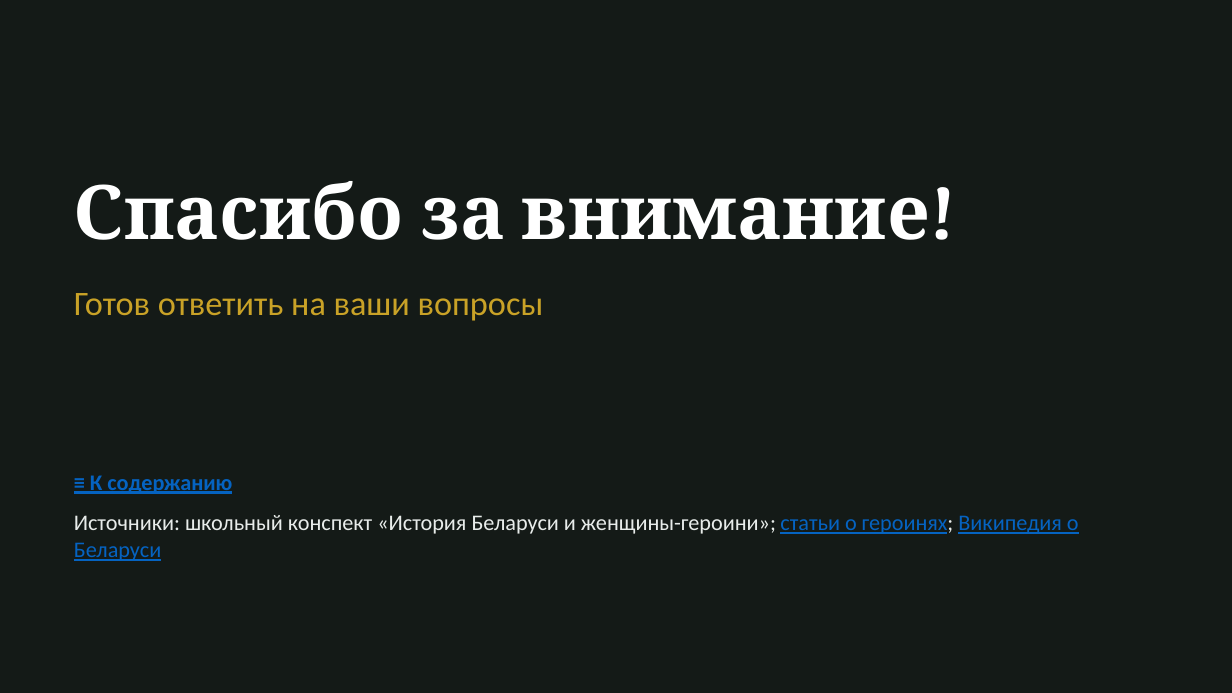
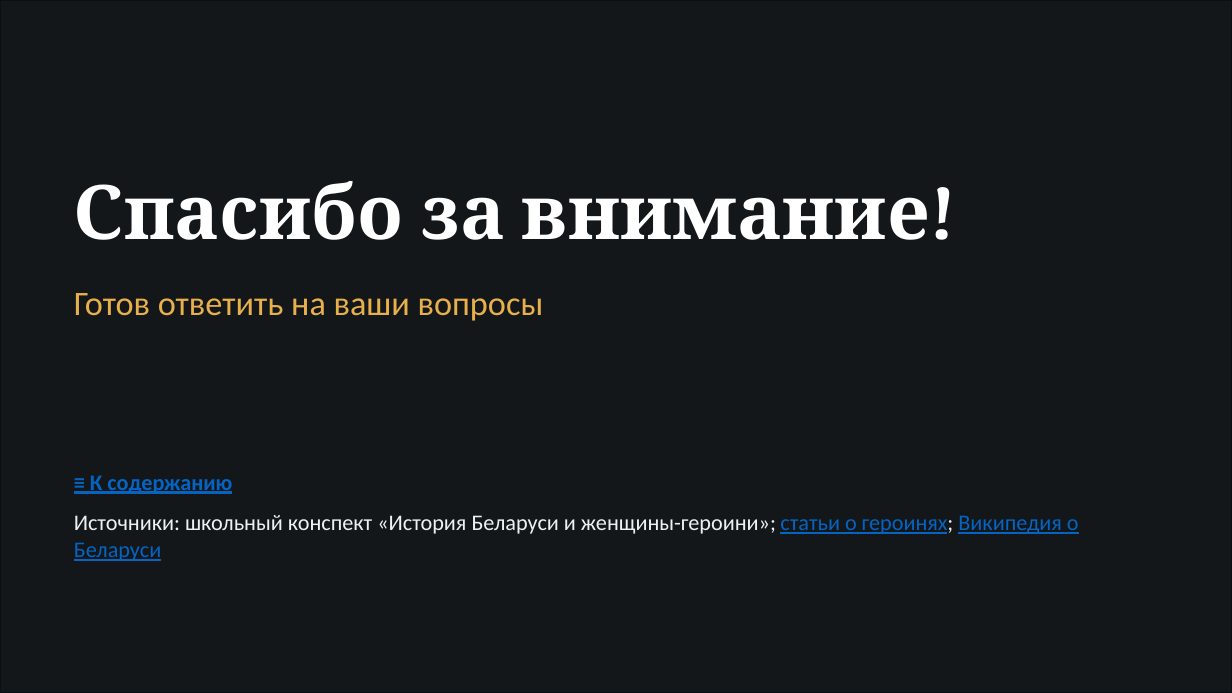
Before and after one commit to rteaminfo1-source/xy-, a slide deck: slide 22 of belarus-game/docs/Презентация - Судьба Республики Беларусь.pptx. Drawn at 1232x693 pixels with LibreOffice and Linux fonts; fonts in the diff are those of the drawing; background and template pictures are left out; a plain dark background stands for a picture behind light text. Boxes give left, top, right and bottom in pixels: in the first picture for what was removed or moved away, otherwise in the second. Text is boxed around its words. In the diff, an @@ line names an element or a change of style, - is before the commit and + after.

```diff
--- a/belarus-game/docs/Презентация - Судьба Республики Беларусь.pptx
+++ b/belarus-game/docs/Презентация - Судьба Республики Беларусь.pptx
@@ rectangle at [0, 0, 1232, 692]: fill #141A17 at 70% opacity to #0A0F14 at 70% opacity; outline #141A17 1 pt to #0A0F14 1 pt @@
@@ text "Готов ответить на ваши вопросы" at [74, 293, 544, 321]: text colour #C9A227 to #E8B04B @@
```
Also in this commit, not shown: 21 other slides changed, 2 other files.
